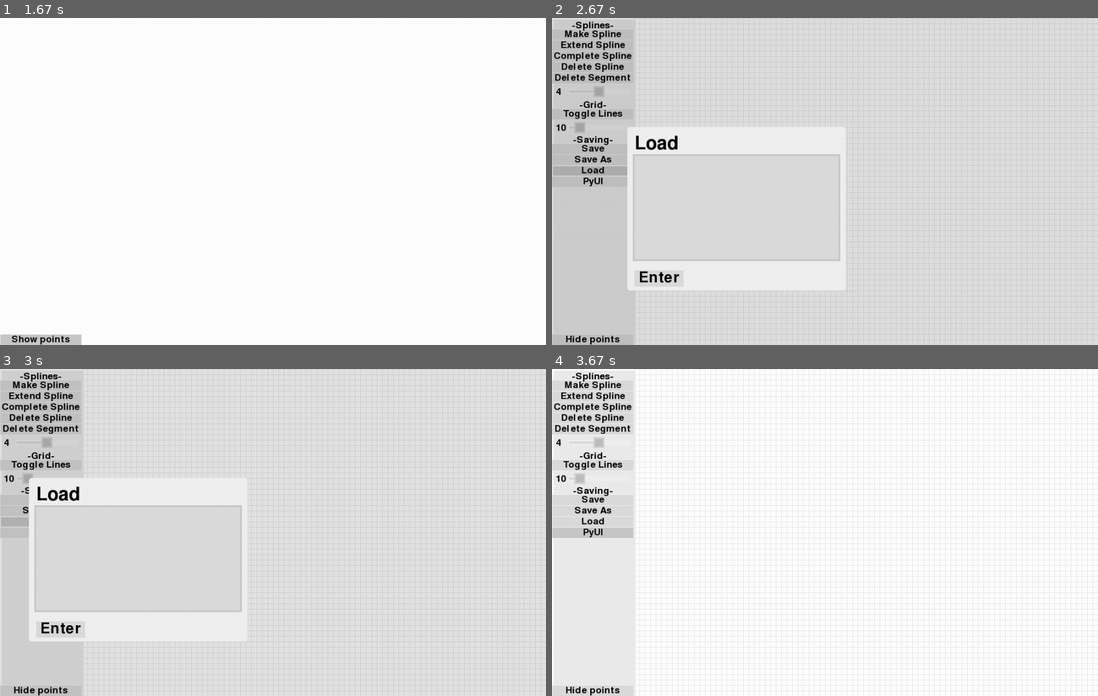
Above: before the commit, frames 1-4 (two rows, left to right).
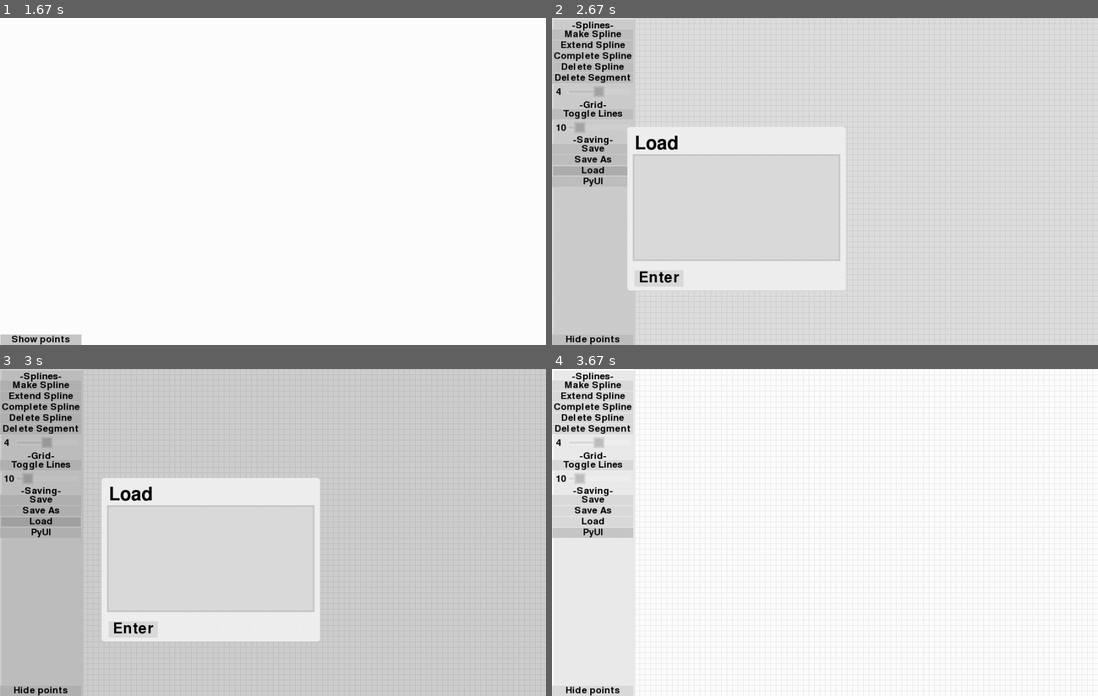
Above: after the commit, the same moments.

Repository: christianharris-3/PyUI
Game: pygame game, started from PyUI vector maker.py
Same seed, same stepped clock (60 frames per second), same inputs: the game is played once before the commit and once after it.
Inputs (mouse positions are in pixels of both pictures, inside the frame that each line leads up to):
- Up to frame 1 (1.67 s): click (38, 44) at 0.38 s; click (38, 76) at 0.72 s; click (447, 171) at 1.05 s; click (38, 338) at 1.38 s
- Up to frame 2 (2.67 s): click (590, 338) at 1.72 s; click (683, 60) at 2.05 s; click (628, 171) at 2.38 s
- Up to frame 3 (3 s): click (256, 476) at 2.72 s
- Up to frame 4 (3.67 s): click (595, 532) at 3.55 s

Frames 1-2 are identical in both runs. In frame 3, 6.5% of the frame differs, in the area x 5-59%, y 33-84%; in frame 4, nothing differs.

Commit message:
Update PyUI.py
fixed scroller not being placed in the right location when textbox is in a table

Diff:
--- a/PyUI.py
+++ b/PyUI.py
@@ -260,6 +260,7 @@
         self.backquits = True
         self.scrollwheelscrolls = True
         self.idmessages = False
+        self.queuemenumove = True
 
         self.resizable = True
         self.fullscreenable = True
@@ -1080,15 +1081,16 @@
                     self.slidemenu(self.activemenu,moveto,slide,length)
             for a in self.mouseheld:
                 a[1]-=1
-        else:
+        elif self.queuemenumove:
             self.queuedmenumove[1] = ['move',moveto,slide,length]
     def menuback(self,slide='none',length='default'):
+        if len(self.backchain)>0:
+            if slide=='none' and self.backchain[-1][1] != 'none':
+                slide = self.backchain[-1][1]+' flip'
         if length == 'default':
             length = self.defaultanimationspeed
         if self.queuedmenumove[0]<0 or slide=='none':
             if len(self.backchain)>0:
-                if slide=='none' and self.backchain[-1][1] != 'none':
-                    slide = self.backchain[-1][1]+' flip'
                 if slide=='none':
                     self.activemenu = self.backchain[-1][0]
                 else:
@@ -1098,7 +1100,7 @@
                 self.exit = True
             for a in self.mouseheld:
                 a[1]-=1
-        else:
+        elif self.queuemenumove:
             self.queuedmenumove[1] = ['back',slide,length]
     def slidemenu(self,menufrom,menuto,slide,length):
         self.queuedmenumove[0] = length*30
@@ -1631,7 +1633,8 @@
         self.scroll = 0
         if self.scroller != 0:
             ui.delete(self.scroller.ID,False)
-        self.scroller = ui.makescroller(self.x+self.width-15-self.rightborder/2,self.y+self.upperborder,self.height-self.upperborder-self.lowerborder,emptyfunction,15,0,self.height-self.upperborder-self.lowerborder,self.height,menu=self.menu,roundedcorners=self.roundedcorners,col=self.col)
+        self.scroller = ui.makescroller(self.x+self.width-15-self.rightborder/2,self.y+self.upperborder,self.height-self.upperborder-self.lowerborder,emptyfunction,15,0,self.height-self.upperborder-self.lowerborder,self.height,
+                                        menu=self.menu,roundedcorners=self.roundedcorners,col=self.col,scalesize=self.scalesize,scaley=self.scalesize,scalex=self.scalesize)
         self.scroller.ontextbox = True
         self.scroller.layer = self.layer+0.01
         self.scrolleron = False
@@ -1676,6 +1679,16 @@
             if self.textcenter: self.linecenter = [self.width/2-self.leftborder,self.textsize*0.3]
             else: self.linecenter = [self.horizontalspacing,self.textsize*0.3]
     def refreshscroller(self,ui):
+        self.scroller.x = self.x+self.width-15-self.rightborder/2
+        self.scroller.y = self.y+self.upperborder
+        self.scroller.startx = self.x+self.width-15-self.rightborder/2
+        self.scroller.starty = self.y+self.upperborder
+        self.scroller.scalesize = self.scalesize
+        self.scroller.scaley = self.scalesize
+        self.scroller.scalex = self.scalesize
+        self.scroller.layer = self.layer+1
+        ui.refreshitems()
+
         self.scroller.menu = self.menu
         inc = 0
         if self.linecenter[1]-self.scroller.scroll>self.height-self.upperborder-self.lowerborder:
@@ -1813,6 +1826,7 @@
         self.refreshscale(ui)
         self.labeldata(ui)
         self.initheightwidth()
+        self.refreshcords(ui)
         self.gentext(ui)
         self.gettablewidths(ui)
         self.gettableheights(ui)
